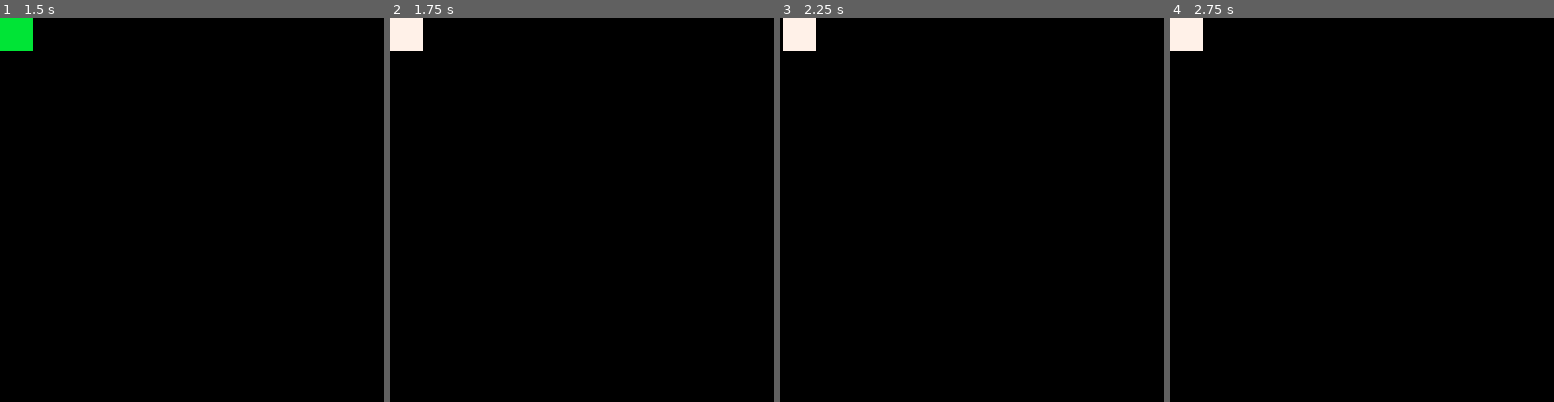
Above: before the commit, frames 1-4 (left to right).
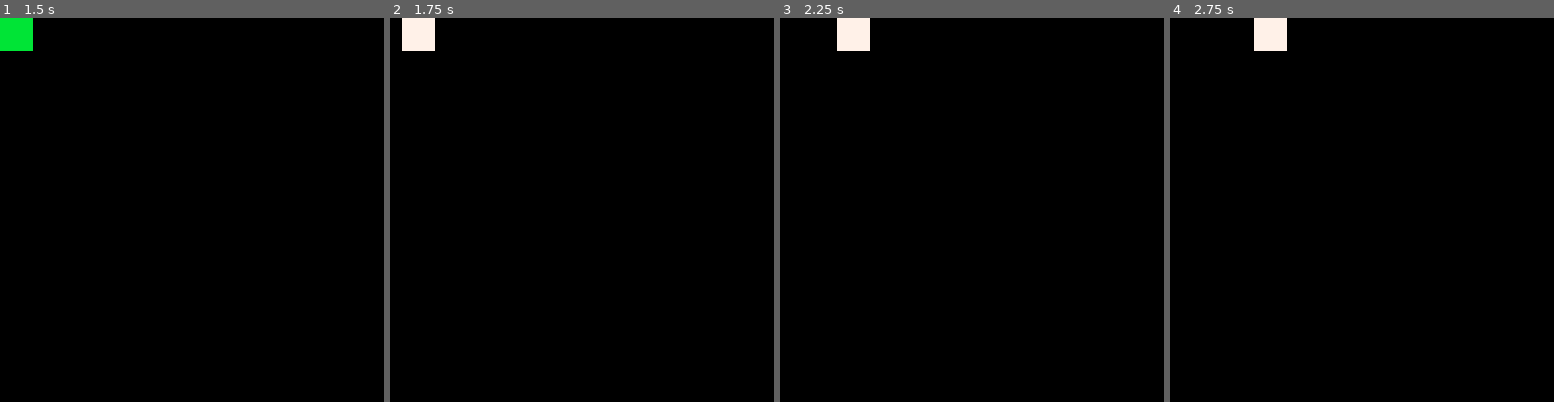
Above: after the commit, the same moments.

Repository: shen-sat/pico_state_machine
Game: PICO-8 cartridge game.p8
Two runs of this game, one before a commit and one after it. Both use one fixed random seed, a clock stepped at 60 frames per second and the inputs below.
Inputs:
- Up to frame 1 (1.5 s): no input
- Up to frame 2 (1.75 s): hold Right from 1.6 s (still down)
- Up to frame 3 (2.25 s): release Right at 2.1 s; hold Up from 2.15 s (still down)
- Up to frame 4 (2.75 s): release Up at 2.42 s; hold Right from 2.47 s (still down)

Frame 1 is identical in both runs. In frame 2, 0.5% of the frame differs, in the area x 0-12%, y 0-9%; in frame 3, 1.5%, in the area x 0-24%, y 0-9%; in frame 4, 1.5%.

Commit message:
improvements

Diff:
--- a/game.p8
+++ b/game.p8
@@ -18,6 +18,7 @@
   #include shared.lua
   #include player_draw_states/idle_draw_state.lua
   #include player_draw_states/flash_draw_state.lua
+  #include player_move_states/right_move_state.lua
 
   player.move_state = idle(player)
   set_draw_state(player_draw_states['idle'], player)
@@ -80,44 +81,10 @@
   return state
 end
 
-function flash(parent)
-  local state = {
-    speed = 20,
-    start_time = current_time,
-    frames = function(self)
-      return {
-        function()
-          rectfill(parent.x,parent.y,parent.x + 10,parent.y + 10,8)
-        end
-      }
-    end,
-    get_index = function(self, is_prediction)
-      local movement_start_time = self.start_time
-      time_elapsed = current_time - movement_start_time
-      if is_prediction then time_elapsed += 1 end
-      -- using flr makes sure we alwways return an integer at regular intervals
-      -- Eg self.speed of 3 will return 1,1,1,2,2,2,3,3,3...
-      local i = flr(time_elapsed/self.speed) + 1
-
-      return i
-    end,
-    draw = function(self)
-      local i = self:get_index()
-      self.frames()[i]()
-      local next_i = self:get_index(true)
-      if next_i > #self.frames() then
-        parent.draw_state = draw_idle(parent)
-      end
-    end
-  }
-
-  return state
-end
-
 function _update()
   if btnp(0) then
   elseif btnp(1) then
-    player.move_state = right(player)
+    player.move_state = right_v3(player)
     set_draw_state(player_draw_states['flash'], player)
   elseif btnp(2) then
   elseif btnp(3) then
--- a/player_draw_states/idle_draw_state.lua
+++ b/player_draw_states/idle_draw_state.lua
@@ -6,7 +6,7 @@
       rectfill(player.x,player.y,player.x + 10,player.y + 10,11)
     end,
   },
-  loop = true
+  loop = true,
 }
 
 player_draw_states.idle = create_draw_state(idle_anim)
--- /dev/null
+++ b/player_move_states/right_move_state.lua
@@ -0,0 +1,35 @@
+function right_v3(parent)
+  local state = {
+    timer = 0,
+    start_x = function()
+      return parent.x
+    end,
+    mov = 1,
+    update = function(self)
+      self:step()
+      if self:is_end() then
+        self:reset()
+        parent.move_state = self.next_state
+      else
+        self:move_parent()
+      end
+    end,
+    is_end = function(self)
+      return (self.timer >= 1)
+    end,
+    step = function(self)
+      self.timer = min(self.timer + 0.05, 1)
+    end,
+    move_parent = function(self)
+      parent.x += 1
+    end,
+    reset = function(self)
+      self.timer = 0
+    end,
+    next_state = idle(parent)
+  }
+
+  return state
+end
+
+--
--- a/shared.lua
+++ b/shared.lua
@@ -1,4 +1,5 @@
 function create_draw_state(anim)
+	-- todo: add validations for anim attributes eg .speed, .next_state (if not looping), etc
 	local state = {
 	  speed = anim.speed,
 	  frames = function(self)
@@ -22,7 +23,7 @@
 	  		self.frames()[i]()
 	  		local next_i = self:get_index(true)
 	  		if next_i > #self.frames() then
-	  		  anim.parent.draw_state = anim.next_state
+	  		  set_draw_state(anim.next_state, anim.parent)
 	  		end
 	  	end
 	  end
